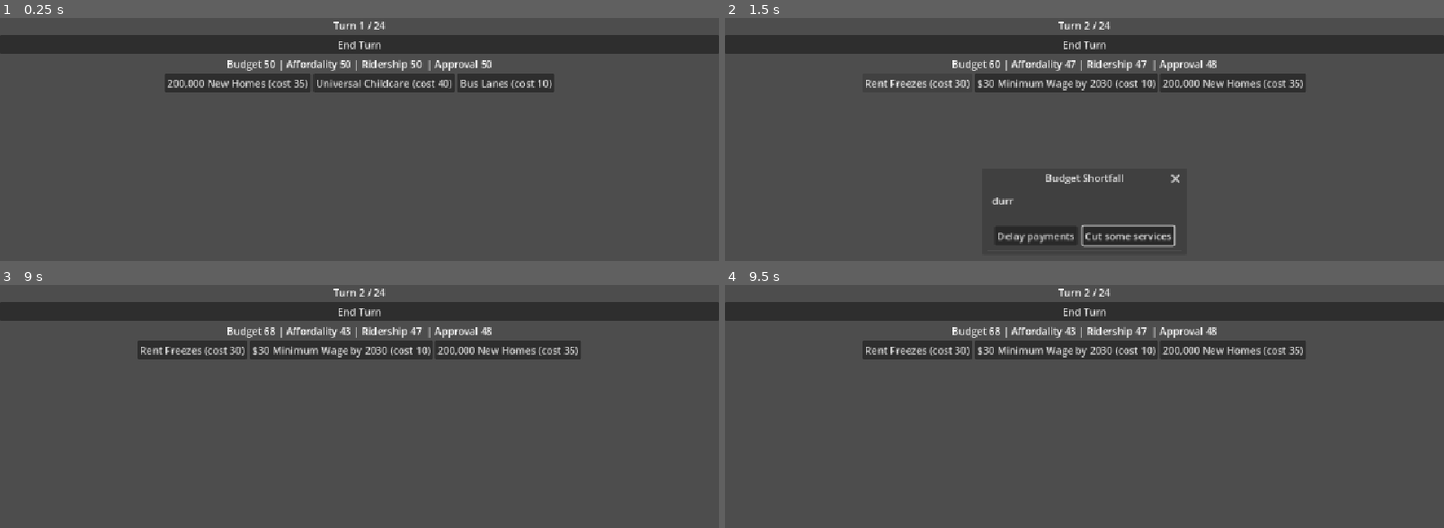
Above: before the commit, frames 1-4 (two rows, left to right).
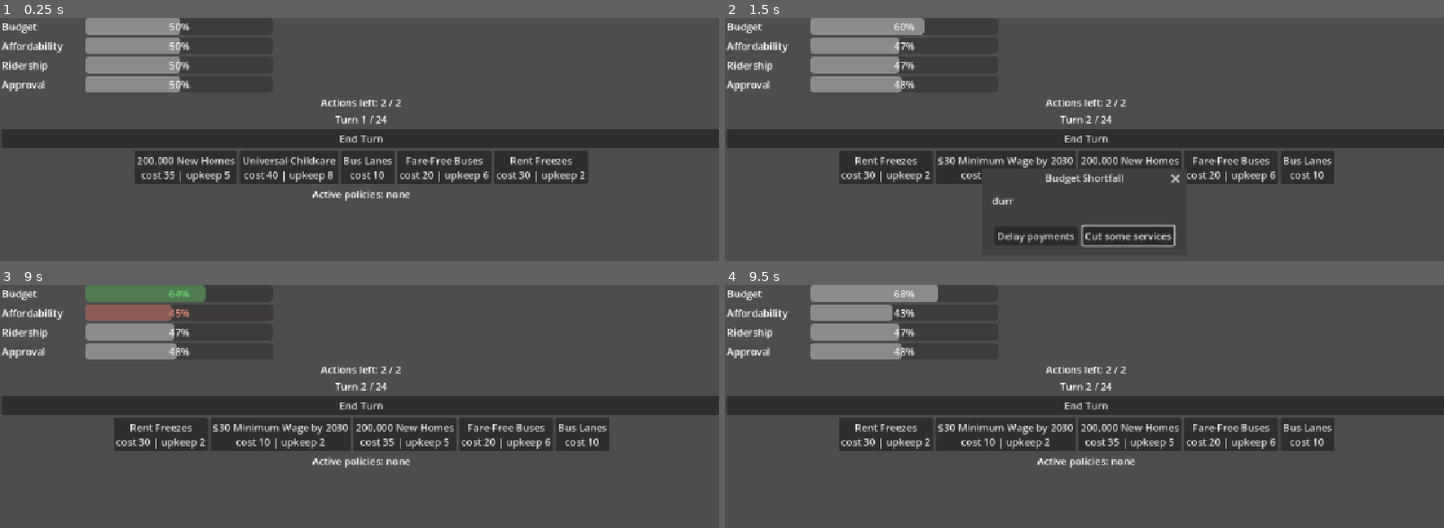
Above: after the commit, the same moments.

Repository: LowPolyPhosphorus/mamdani-simulator
Game: Godot game, scene res://main.tscn
The game is run twice, just before and just after one commit, with the same random seed, the same clock (stepped at 60 frames per second) and the same inputs.
Inputs (mouse positions are in pixels of both pictures, inside the frame that each line leads up to):
- Up to frame 1 (0.25 s): no input
- Up to frame 2 (1.5 s): click "End Turn" at 0.5 s; click (919, 83) at 1.25 s, where only the run before the commit has a clickable "Rent Freezes (cost 30)"
- Up to frame 3 (9 s): click (158, 435) at 2 s, where only the run after the commit has a clickable "Rent Freezes cost 30 | upkeep…"; click (337, 350) at 2.75 s, where only the run before the commit has a clickable "$30 Minimum Wage by 2030 (cos…"; click (280, 435) at 3.5 s, where only the run after the commit has a clickable "$30 Minimum Wage by 2030 cost…"; click (503, 435) at 4.25 s, where only the run after the commit has a clickable "Fare-Free Buses cost 20 | upk…"; click (582, 435) at 5 s, where only the run after the commit has a clickable "Bus Lanes cost 10"; click (510, 350) at 5.75 s, where only the run before the commit has a clickable "200,000 New Homes (cost 35)"; click (510, 350) at 6.5 s, where only the run before the commit has a clickable "200,000 New Homes (cost 35)"; click (402, 435) at 7.25 s, where only the run after the commit has a clickable "200,000 New Homes cost 35 | u…"; click (402, 435) at 8 s, where only the run after the commit has a clickable "200,000 New Homes cost 35 | u…"; click "Delay payments" at 8.75 s
- Up to frame 4 (9.5 s): no input

The runs differ from the first frame. In frame 1, 29% of the frame differs, in the area x 0-100%, y 0-76%; in frame 2, 29%; in frame 3, 31%; in frame 4, 31%.

Commit message:
Add actions, ongoing policies, and lapses

Diff:
--- a/cards/200000_new_homes.tres
+++ b/cards/200000_new_homes.tres
@@ -9,4 +9,9 @@
 affordability_change = 15
 ridership_change = 5
 approval_change = 8
+ongoing = true
+upkeep = 5
+per_turn_affordability = 2
+per_turn_ridership = 1
+per_turn_approval = 1
 metadata/_custom_type_script = "uid://cbvjohpu8a0nq"
--- a/cards/30_minimum_wage_by_2030.tres
+++ b/cards/30_minimum_wage_by_2030.tres
@@ -8,4 +8,7 @@
 affordability_change = 12
 ridership_change = 3
 approval_change = 2
+ongoing = true
+upkeep = 2
+per_turn_affordability = 3
 metadata/_custom_type_script = "uid://cbvjohpu8a0nq"
--- a/cards/city-run_grocery_store.tres
+++ b/cards/city-run_grocery_store.tres
@@ -7,4 +7,7 @@
 card_name = "City-Run Grocery Store"
 affordability_change = 15
 approval_change = 8
+ongoing = true
+upkeep = 3
+per_turn_affordability = 2
 metadata/_custom_type_script = "uid://cbvjohpu8a0nq"
--- a/cards/crisis_response_teams.tres
+++ b/cards/crisis_response_teams.tres
@@ -7,4 +7,7 @@
 card_name = "Crisis Response Teams"
 cost = 15
 approval_change = 7
+ongoing = true
+upkeep = 3
+per_turn_approval = 2
 metadata/_custom_type_script = "uid://cbvjohpu8a0nq"
--- a/cards/fare_free_buses.tres
+++ b/cards/fare_free_buses.tres
@@ -9,4 +9,8 @@
 affordability_change = 5
 ridership_change = 15
 approval_change = 5
+ongoing = true
+upkeep = 6
+per_turn_ridership = 4
+per_turn_approval = 1
 metadata/_custom_type_script = "uid://cbvjohpu8a0nq"
--- a/cards/rent_freeze.tres
+++ b/cards/rent_freeze.tres
@@ -8,4 +8,6 @@
 cost = 30
 ridership_change = 20
 approval_change = 10
+ongoing = true
+upkeep = 2
 metadata/_custom_type_script = "uid://cbvjohpu8a0nq"
--- a/cards/tax_millionaires.tres
+++ b/cards/tax_millionaires.tres
@@ -6,6 +6,8 @@
 script = ExtResource("1_xpmcp")
 card_name = "Tax the Millionaires"
 cost = 5
-budget_change = 25
 approval_change = -6
+ongoing = true
+upkeep = -8
+per_turn_approval = -2
 metadata/_custom_type_script = "uid://cbvjohpu8a0nq"
--- a/cards/universal_childcare.tres
+++ b/cards/universal_childcare.tres
@@ -8,4 +8,8 @@
 cost = 40
 affordability_change = 20
 approval_change = 12
+ongoing = true
+upkeep = 8
+per_turn_affordability = 3
+per_turn_approval = 2
 metadata/_custom_type_script = "uid://cbvjohpu8a0nq"
--- a/game_state.gd
+++ b/game_state.gd
@@ -2,50 +2,88 @@
 
 signal turn_changed
 signal meters_changed
+signal log_message(text: String)
 
 const MAX_TURNS := 24
+const ACTIONS_PER_TURN := 2
+const BASE_INCOME := 10
+const LAPSE_APPROVAL_PENALTY := 8
 
 var turn: int = 1
 var budget: int = 50
 var affordability: int = 50
 var ridership: int = 50
 var approval: int = 50
+var actions_left: int = ACTIONS_PER_TURN
+var active_policies: Array[PolicyCard] = []
+
+
+func _apply(meter: String, amount: int) -> void:
+	set(meter, clampi(get(meter) + amount, 0, 100))
+
+
+func change_meter(meter: String, amount: int) -> void:
+	_apply(meter, amount)
+	meters_changed.emit()
+
+
+func can_play(card: PolicyCard) -> bool:
+	if actions_left <= 0 or budget < card.cost:
+		return false
+	if card.ongoing and active_policies.has(card):
+		return false
+	return true
+
+
+func play_card(card: PolicyCard) -> bool:
+	if not can_play(card):
+		return false
+	actions_left -= 1
+	if card.ongoing:
+		active_policies.append(card)
+	_apply("budget", -card.cost + card.budget_change)
+	_apply("affordability", card.affordability_change)
+	_apply("ridership", card.ridership_change)
+	_apply("approval", card.approval_change)
+	log_message.emit("Enacted: %s" % card.card_name)
+	meters_changed.emit()
+	return true
+
+
+func apply_choice(choice: EventChoice) -> void:
+	_apply("budget", choice.budget_change)
+	_apply("affordability", choice.affordability_change)
+	_apply("ridership", choice.ridership_change)
+	_apply("approval", choice.approval_change)
+	meters_changed.emit()
 
 
 func end_turn() -> void:
 	turn += 1
-	change_meter("budget", 10)
-	change_meter("affordability", -3)
-	change_meter("ridership", -3)
-	change_meter("approval", -2)
+	actions_left = ACTIONS_PER_TURN
+	_apply("budget", BASE_INCOME)
+	_apply("affordability", -3)
+	_apply("ridership", -3)
+	_apply("approval", -2)
+	_run_ongoing_policies()
 	turn_changed.emit()
 
 
-
-func change_meter(meter: String, amount: int) -> void:
-	set(meter, clampi(get(meter) + amount, 0, 100))
-	meters_changed.emit()
+func _run_ongoing_policies() -> void:
+	for policy in active_policies.duplicate():
+		if policy.upkeep > 0 and budget < policy.upkeep:
+			active_policies.erase(policy)
+			_apply("approval", -LAPSE_APPROVAL_PENALTY)
+			log_message.emit("Couldn't fund %s. It lapsed and approval fell." % policy.card_name)
+			continue
+		_apply("budget", -policy.upkeep)
+		_apply("affordability", policy.per_turn_affordability)
+		_apply("ridership", policy.per_turn_ridership)
+		_apply("approval", policy.per_turn_approval)
 
 
 func is_term_over() -> bool:
 	return turn > MAX_TURNS
-
-
-func play_card(card: PolicyCard) -> bool:
-	if budget < card.cost:
-		return false
-	change_meter("budget", -card.cost)
-	change_meter("budget", card.budget_change)
-	change_meter("affordability", card.affordability_change)
-	change_meter("ridership", card.ridership_change)
-	change_meter("approval", card.approval_change)
-	return true
-
-func apply_choice(choice: EventChoice) -> void:
-	change_meter("budget", choice.budget_change)
-	change_meter("affordability", choice.affordability_change)
-	change_meter("ridership", choice.ridership_change)
-	change_meter("approval", choice.approval_change)
 
 
 func is_game_over() -> bool:
@@ -69,3 +107,5 @@
 	affordability = 50
 	ridership = 50
 	approval = 50
+	actions_left = ACTIONS_PER_TURN
+	active_policies.clear()
--- a/main.gd
+++ b/main.gd
@@ -1,72 +1,152 @@
 extends Control
 
-const HAND_SIZE := 3
+const HAND_SIZE := 5
 const EVENT_CHANCE := 0.5
+const METERS := ["budget", "affordability", "ridership", "approval"]
 
 @export var deck: Array[PolicyCard] = []
 @export var events: Array[GameEvent] = []
 
 @onready var turn_label: Label = %TurnLabel
-@onready var meters_label: Label = %MetersLabel
 @onready var end_turn_button: Button = %EndTurnButton
 @onready var hand_container: HBoxContainer = %HandContainer
+@onready var meters_container: VBoxContainer = %MetersContainer
 @onready var event_dialog: ConfirmationDialog = %EventDialog
 @onready var result_dialog: AcceptDialog = %ResultDialog
 
+var actions_label := Label.new()
+var policies_label := Label.new()
+var log_label := Label.new()
+var log_lines: Array[String] = []
 var current_event: GameEvent
 var game_ended := false
+var meter_bars := {}
+
 
 func _ready() -> void:
+	_build_info_labels()
+	_build_meters()
 	end_turn_button.pressed.connect(GameState.end_turn)
 	GameState.turn_changed.connect(_update_ui)
 	GameState.meters_changed.connect(_update_ui)
 	GameState.turn_changed.connect(_draw_hand)
 	GameState.turn_changed.connect(_maybe_trigger_event)
+	GameState.meters_changed.connect(_refresh_hand)
+	GameState.log_message.connect(_on_log_message)
 	event_dialog.confirmed.connect(_on_event_choice.bind(true))
 	event_dialog.canceled.connect(_on_event_choice.bind(false))
+	result_dialog.confirmed.connect(_restart)
+	result_dialog.canceled.connect(_restart)
 	_update_ui()
 	_draw_hand()
-	result_dialog.confirmed.connect(_restart)
-	result_dialog.canceled.connect(_restart)
+
+
+func _build_info_labels() -> void:
+	var vbox := meters_container.get_parent()
+	for label in [actions_label, policies_label, log_label]:
+		label.horizontal_alignment = HORIZONTAL_ALIGNMENT_CENTER
+		vbox.add_child(label)
+	vbox.move_child(actions_label, 1)
+	policies_label.autowrap_mode = TextServer.AUTOWRAP_WORD_SMART
+	log_label.modulate = Color(1, 1, 1, 0.7)
 
 
 func _update_ui() -> void:
 	turn_label.text = "Turn %d / %d" % [mini(GameState.turn, GameState.MAX_TURNS), GameState.MAX_TURNS]
-	meters_label.text = "Budget %d | Affordality %d | Ridership %d  | Approval %d" % [
-		GameState.budget, GameState.affordability, GameState.ridership, GameState.approval
-		]
+	actions_label.text = "Actions left: %d / %d" % [GameState.actions_left, GameState.ACTIONS_PER_TURN]
+	_update_policies_label()
+	_update_meters()
 	if GameState.is_game_over() and not game_ended:
 		game_ended = true
 		end_turn_button.disabled = true
 		result_dialog.title = "Term over"
 		result_dialog.dialog_text = GameState.get_ending()
-		result_dialog.popup_center()
+		result_dialog.popup_centered()
+
+
+func _update_policies_label() -> void:
+	if GameState.active_policies.is_empty():
+		policies_label.text = "Active policies: none"
+		return
+	var parts: Array[String] = []
+	for policy in GameState.active_policies:
+		parts.append("%s (upkeep %d)" % [policy.card_name, policy.upkeep])
+	policies_label.text = "Active policies: " + ", ".join(parts)
+
+
+func _build_meters() -> void:
+	for meter in METERS:
+		var row := HBoxContainer.new()
+		var name_label := Label.new()
+		name_label.text = meter.capitalize()
+		name_label.custom_minimum_size.x = 130
+		var bar := ProgressBar.new()
+		bar.max_value = 100
+		bar.value = GameState.get(meter)
+		bar.custom_minimum_size = Vector2(300, 26)
+		row.add_child(name_label)
+		row.add_child(bar)
+		meters_container.add_child(row)
+		meter_bars[meter] = bar
+
+
+func _update_meters() -> void:
+	for meter in METERS:
+		var bar: ProgressBar = meter_bars[meter]
+		var target: float = GameState.get(meter)
+		if target == bar.value:
+			continue
+		bar.modulate = Color.LIME_GREEN if target > bar.value else Color.TOMATO
+		var tween := create_tween().set_parallel(true)
+		tween.tween_property(bar, "value", target, 0.4)
+		tween.tween_property(bar, "modulate", Color.WHITE, 0.6)
 
 
 func _draw_hand() -> void:
 	for child in hand_container.get_children():
 		child.queue_free()
-	var pool := deck.duplicate()
+	var pool := deck.filter(func(c): return not GameState.active_policies.has(c))
 	pool.shuffle()
 	for card in pool.slice(0, HAND_SIZE):
 		_add_card_button(card)
+	_refresh_hand()
 
 
 func _add_card_button(card: PolicyCard) -> void:
 	var button := Button.new()
-	button.text = "%s (cost %d)" % [card.card_name, card.cost]
+	var label_text := "%s\ncost %d" % [card.card_name, card.cost]
+	if card.ongoing:
+		label_text += " | upkeep %d" % card.upkeep
+	button.text = label_text
 	button.tooltip_text = card.description
+	button.set_meta("card", card)
 	button.pressed.connect(_on_card_pressed.bind(card, button))
 	hand_container.add_child(button)
 
 
+func _refresh_hand() -> void:
+	for button in hand_container.get_children():
+		if button.is_queued_for_deletion():
+			continue
+		var card: PolicyCard = button.get_meta("card")
+		button.disabled = button.get_meta("played", false) or not GameState.can_play(card)
+
+
 func _on_card_pressed(card: PolicyCard, button: Button) -> void:
 	if GameState.play_card(card):
-		button.disabled = true
+		button.set_meta("played", true)
+		_refresh_hand()
+
+
+func _on_log_message(text: String) -> void:
+	log_lines.append(text)
+	if log_lines.size() > 4:
+		log_lines.pop_front()
+	log_label.text = "\n".join(log_lines)
 
 
 func _maybe_trigger_event() -> void:
-	if events.is_empty() or GameState.is_term_over() or randf() > EVENT_CHANCE:
+	if events.is_empty() or GameState.is_game_over() or randf() > EVENT_CHANCE:
 		return
 	current_event = events.pick_random()
 	event_dialog.title = current_event.title
--- a/main.tscn
+++ b/main.tscn
@@ -34,8 +34,14 @@
 anchors_preset = 15
 anchor_right = 1.0
 anchor_bottom = 1.0
+offset_left = 3.0
+offset_right = 3.0
 grow_horizontal = 2
 grow_vertical = 2
+
+[node name="MetersContainer" type="VBoxContainer" parent="VBoxContainer" unique_id=744699929]
+unique_name_in_owner = true
+layout_mode = 2
 
 [node name="TurnLabel" type="Label" parent="VBoxContainer" unique_id=282290433]
 unique_name_in_owner = true
@@ -49,11 +55,6 @@
 layout_mode = 2
 text = "End Turn"
 
-[node name="MetersLabel" type="Label" parent="VBoxContainer" unique_id=484055056]
-unique_name_in_owner = true
-layout_mode = 2
-horizontal_alignment = 1
-
 [node name="HandContainer" type="HBoxContainer" parent="VBoxContainer" unique_id=44131931]
 unique_name_in_owner = true
 layout_mode = 2
--- a/policy_card.gd
+++ b/policy_card.gd
@@ -8,3 +8,10 @@
 @export var affordability_change: int = 0
 @export var ridership_change: int = 0
 @export var approval_change: int = 0
+
+@export_group("Ongoing")
+@export var ongoing: bool = false
+@export var upkeep: int = 0
+@export var per_turn_affordability: int = 0
+@export var per_turn_ridership: int = 0
+@export var per_turn_approval: int = 0
